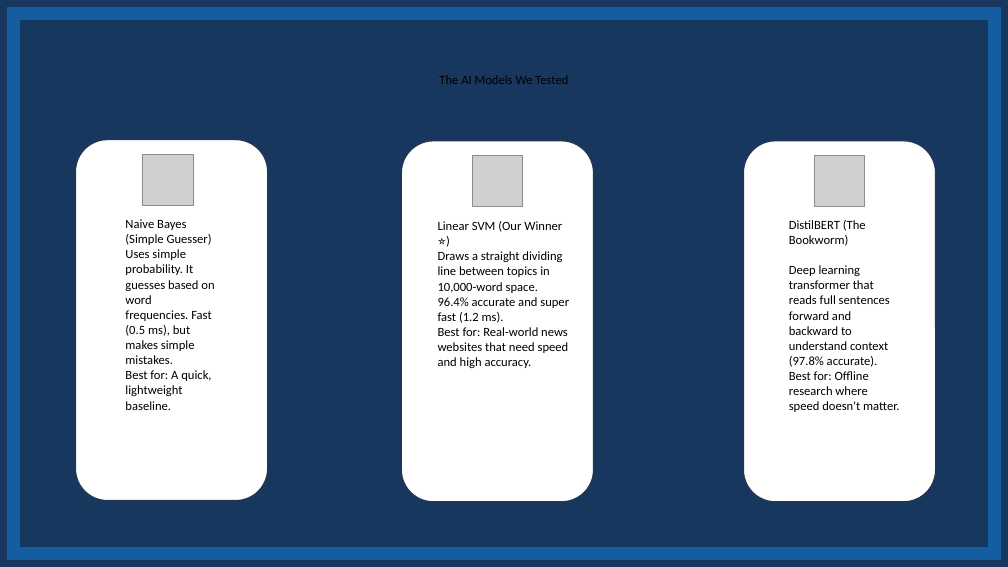
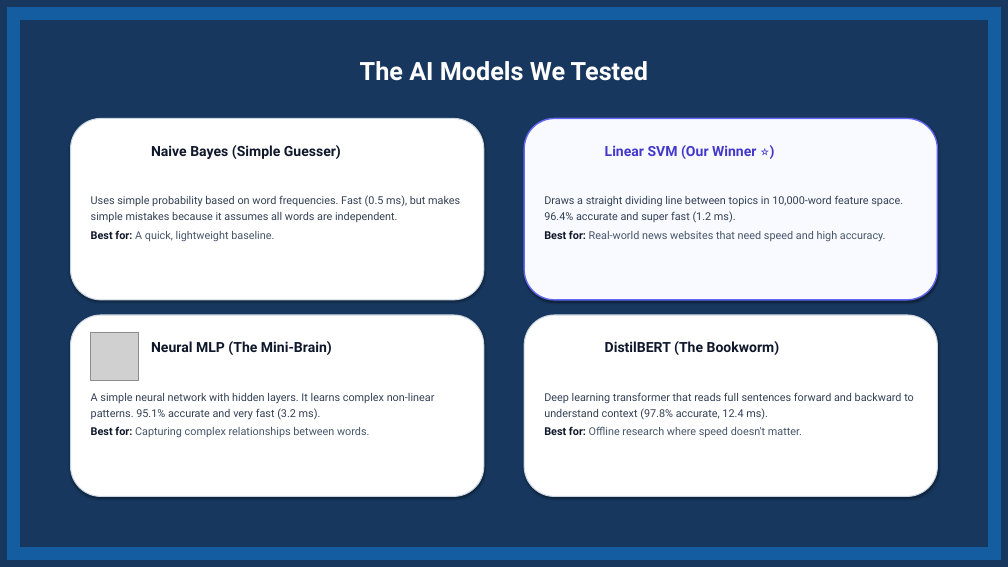
Before and after one commit to Abhijeet0848/NewsLens, a slide deck: slide 8 of docs/NewsScope_Presentation.pptx. Drawn at 1008x567 pixels with LibreOffice and Linux fonts; fonts in the diff are those of the drawing; grey boxes stand for pictures. Boxes give left, top, right and bottom in pixels: in the first picture for what was removed or moved away, otherwise in the second. Text is boxed around its words. In the diff, an @@ line names an element or a change of style, - is before the commit and + after.

```diff
--- a/docs/NewsScope_Presentation.pptx
+++ b/docs/NewsScope_Presentation.pptx
@@ text "The AI Models We Tested" moved from (x1=439, y1=75, x2=568, y2=84) to (x1=360, y1=61, x2=648, y2=81) @@
@@ text "The AI Models We Tested" at (x1=360, y1=61, x2=648, y2=81): size 18 to 36 pt, font Calibri to Roboto, text colour #000000 to #FFFFFF, bold on @@
@@ rounded rectangle added at (x1=71, y1=118, x2=484, y2=300), fill #FFFFFF, outline #CBD5E1 1.5 pt @@
@@ rounded rectangle added at (x1=524, y1=118, x2=937, y2=300), fill #F8FAFF, outline #6366F1 2 pt @@
@@ rounded rectangle removed at (x1=75, y1=140, x2=268, y2=501) @@
@@ text added at (x1=151, y1=145, x2=341, y2=159), 20 pt, text #0F172A, bold @@
+Naive Bayes (Simple Guesser)
@@ rounded rectangle removed at (x1=401, y1=141, x2=594, y2=502) @@
@@ text added at (x1=605, y1=145, x2=756, y2=159), 20 pt, text #4338CA, bold @@
+Linear SVM (Our Winner ⭐)
@@ rounded rectangle removed at (x1=743, y1=141, x2=936, y2=502) @@
@@ picture removed at (x1=143, y1=155, x2=193, y2=205) @@
@@ picture removed at (x1=472, y1=156, x2=523, y2=206) @@
@@ picture removed at (x1=814, y1=156, x2=865, y2=206) @@
@@ text at (x1=91, y1=195, x2=460, y2=223): text changed; size 18 to 15.5 pt; font Calibri to Roboto; text colour #000000 to #334155 @@
-Naive Bayes (Simple Guesser)
-Uses simple probability. It guesses based on word frequencies. Fast (0.5 ms), but makes simple mistakes.
+Uses simple probability based on word frequencies. Fast (0.5 ms), but makes simple mistakes because it assumes all words are independent.
@@ text "Uses simple probability based on ..." moved from (x1=125, y1=219, x2=214, y2=410) to (x1=91, y1=195, x2=460, y2=241) @@
@@ text at (x1=544, y1=195, x2=903, y2=223): text changed; size 18 to 15.5 pt; font Calibri to Roboto; text colour #000000 to #334155 @@
-Linear SVM (Our Winner ⭐)
-Draws a straight dividing line between topics in 10,000-word space. 96.4% accurate and super fast (1.2 ms).
+Draws a straight dividing line between topics in 10,000-word feature space. 96.4% accurate and super fast (1.2 ms).
@@ text "Draws a straight dividing line ..." moved from (x1=438, y1=221, x2=569, y2=368) to (x1=544, y1=195, x2=903, y2=241) @@
@@ text at (x1=91, y1=230, x2=274, y2=241): size 18 to 15.5 pt, font Calibri to Roboto in "Best for: A quick, lightweight baseline."; text colour #000000 to #0F172A, bold on in "Best for:"; text colour #000000 to #475569 in "A quick, lightweight baseline." @@
@@ text at (x1=544, y1=230, x2=886, y2=241): size 18 to 15.5 pt, font Calibri to Roboto in "Best for: Real-world news websites that need ..."; text colour #000000 to #0F172A, bold on in "Best for:"; text colour #000000 to #475569 in "Real-world news websites that need speed and ..." @@
@@ rounded rectangle added at (x1=71, y1=315, x2=484, y2=496), fill #FFFFFF, outline #CBD5E1 1.5 pt @@
@@ rounded rectangle added at (x1=524, y1=315, x2=937, y2=496), fill #FFFFFF, outline #CBD5E1 1.5 pt @@
@@ picture added at (x1=91, y1=333, x2=139, y2=381) @@
@@ text added at (x1=151, y1=341, x2=332, y2=355), 20 pt, text #0F172A, bold @@
+Neural MLP (The Mini-Brain)
@@ text added at (x1=605, y1=341, x2=780, y2=355), 20 pt, text #0F172A, bold @@
+DistilBERT (The Bookworm)
@@ text "Deep learning transformer that reads ..." moved from (x1=789, y1=220, x2=899, y2=412) to (x1=544, y1=392, x2=914, y2=437) @@
@@ text added at (x1=91, y1=393, x2=435, y2=437), 15.5 pt, text #334155 @@
+A simple neural network with hidden layers. It learns complex non-linear patterns. 95.1% accurate and very fast (3.2 ms).
+Best for: Capturing complex relationships between words.
@@ text at (x1=544, y1=392, x2=914, y2=420): text changed; size 18 to 15.5 pt; font Calibri to Roboto; text colour #000000 to #334155 @@
-DistilBERT (The Bookworm)
-Deep learning transformer that reads full sentences forward and backward to understand context (97.8% accurate).
+Deep learning transformer that reads full sentences forward and backward to understand context (97.8% accurate, 12.4 ms).
@@ text at (x1=544, y1=426, x2=802, y2=437): size 18 to 15.5 pt, font Calibri to Roboto in "Best for: Offline research where speed doesn't ..."; text colour #000000 to #0F172A, bold on in "Best for:"; text colour #000000 to #475569 in "Offline research where speed doesn't matter." @@
```
Also in this commit, not shown: 5 other files.
